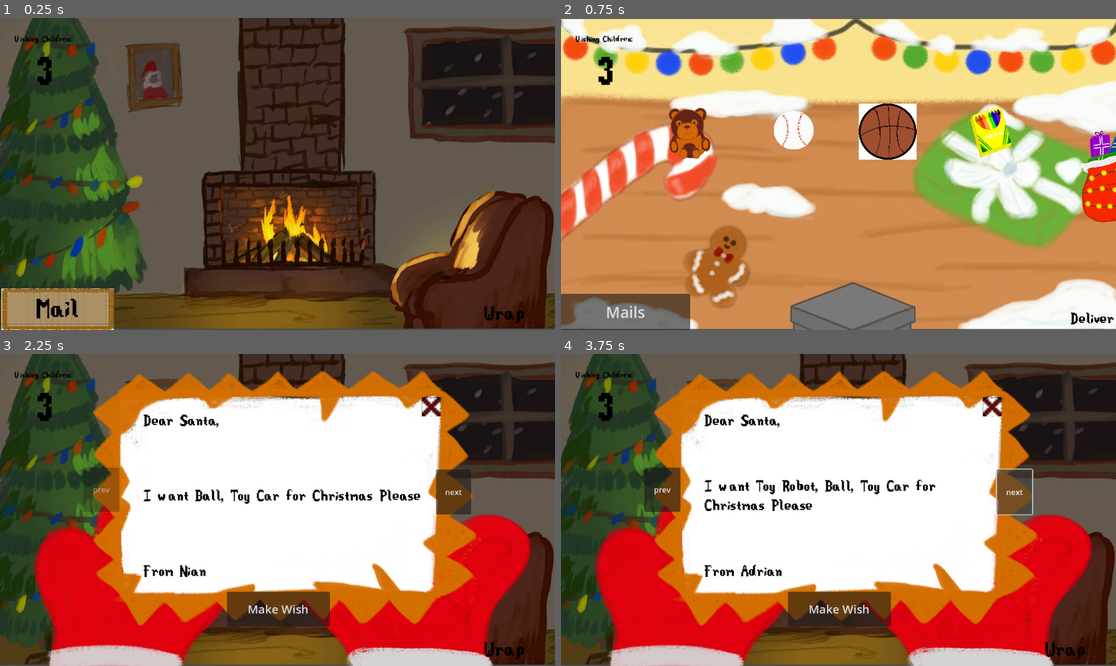
Above: before the commit, frames 1-4 (two rows, left to right).
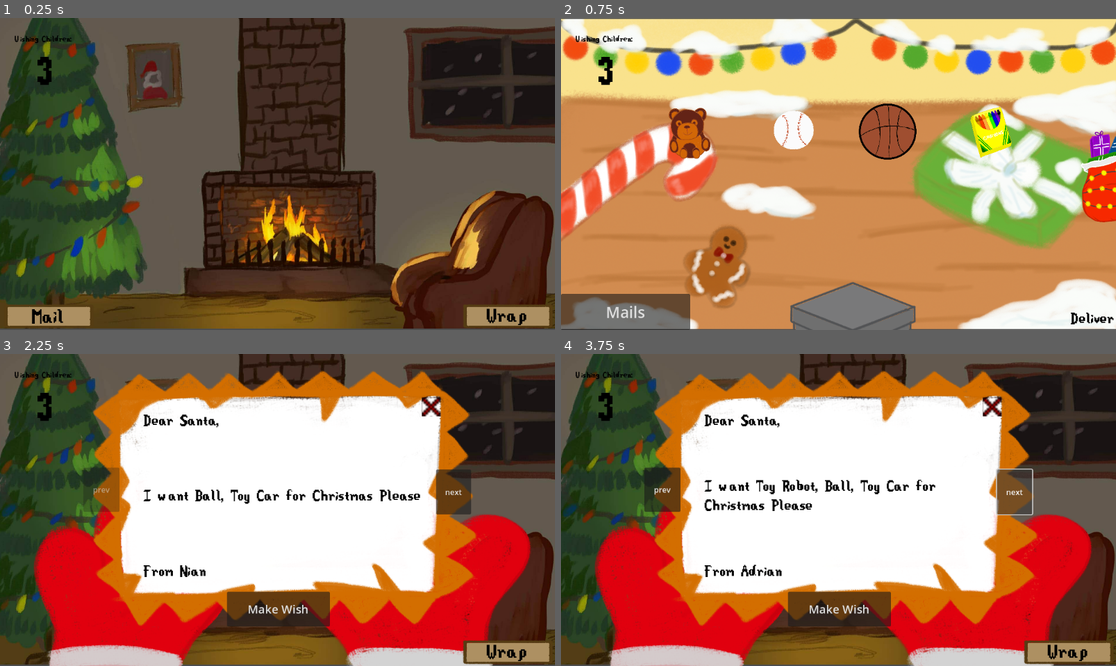
Above: after the commit, the same moments.

Repository: ApolloSun05/When-Elves-Are-Gone
Game: Godot game, scene res://scenes/main scenes/mailarea.tscn
The game is run twice, just before and just after one commit, with the same random seed, the same clock (stepped at 60 frames per second) and the same inputs.
Inputs (mouse positions are in pixels of both pictures, inside the frame that each line leads up to):
- Up to frame 1 (0.25 s): no input
- Up to frame 2 (0.75 s): click "Wrap" at 0.5 s
- Up to frame 3 (2.25 s): click "Mails" at 1.25 s; click "Mail" at 2 s
- Up to frame 4 (3.75 s): click (844, 491) at 2.75 s; click "next" at 3.5 s

The runs differ from the first frame. In frame 1, 3.1% of the frame differs, in the area x 0-100%, y 86-100%; in frame 2, 0.4%; in frame 3, 1.1%; in frame 4, 1.1%.

Commit message:
fjhdsfbsifd

Diff:
--- a/scenes/canvas scenes/giftbox.tscn
+++ b/scenes/canvas scenes/giftbox.tscn
@@ -37,6 +37,20 @@
 theme_override_font_sizes/font_size = 45
 text = "Close"
 
+[node name="Finish_wish" type="Button" parent="."]
+anchors_preset = 8
+anchor_left = 0.5
+anchor_top = 0.5
+anchor_right = 0.5
+anchor_bottom = 0.5
+offset_left = -127.0
+offset_right = 129.0
+offset_bottom = 60.0
+grow_horizontal = 2
+grow_vertical = 2
+text = "Finish Wish!"
+
 [connection signal="wrapped" from="." to="." method="_on_wrapped"]
 [connection signal="pressed" from="Check_Wrapped_Toys" to="." method="_on_check_wrapped_toys_pressed"]
 [connection signal="pressed" from="inside_box/exit" to="." method="_on_exit_pressed"]
+[connection signal="pressed" from="Finish_wish" to="." method="_on_finish_wish_pressed"]
--- a/scenes/canvas scenes/gotowrap.tscn
+++ b/scenes/canvas scenes/gotowrap.tscn
@@ -1,7 +1,7 @@
 [gd_scene load_steps=4 format=3 uid="uid://c7n3ky6t0chxg"]
 
 [ext_resource type="Script" uid="uid://cu2l5x5psc05m" path="res://scripts/gotowrap.gd" id="1_t22gv"]
-[ext_resource type="Texture2D" uid="uid://craux3vynot5l" path="res://assets/PC _ Computer - Stardew Valley - Miscellaneous - Clock.png" id="2_rgcck"]
+[ext_resource type="Texture2D" uid="uid://dmyhwncrppjnw" path="res://assets/button (1).png" id="2_xlagy"]
 [ext_resource type="FontFile" uid="uid://bndsjh1qpflf2" path="res://assets/StardewValley.ttf" id="3_sxep7"]
 
 [node name="gotowrap" type="CanvasLayer"]
@@ -13,17 +13,18 @@
 anchor_top = 1.0
 anchor_right = 1.0
 anchor_bottom = 1.0
-offset_left = -211.0
-offset_top = -69.0
+offset_left = -206.0
+offset_top = -64.0
+offset_right = 5.0
+offset_bottom = 5.0
 grow_horizontal = 0
 grow_vertical = 0
 
 [node name="Sprite2D" type="Sprite2D" parent="Go"]
-position = Vector2(104.999985, 34.500023)
-scale = Vector2(4.333333, 4.6000032)
-texture = ExtResource("2_rgcck")
-region_enabled = true
-region_rect = Rect2(23, 0, 48, 15)
+position = Vector2(106.999954, 37.000008)
+scale = Vector2(0.11, 0.07)
+texture = ExtResource("2_xlagy")
+region_rect = Rect2(44, 33, 184, 368)
 
 [node name="Wrap" type="Button" parent="Go"]
 layout_mode = 2
--- a/scenes/kid.tscn
+++ b/scenes/kid.tscn
@@ -2,7 +2,7 @@
 
 [ext_resource type="Script" uid="uid://q53d10tggbw3" path="res://scripts/kid.gd" id="1_844vu"]
 [ext_resource type="Texture2D" uid="uid://c1w78paxojvw7" path="res://assets/mail_hands.png" id="4_5xe0b"]
-[ext_resource type="Texture2D" uid="uid://cn6y5ui3q0ppm" path="res://assets/ui button scratch.png" id="4_hsv3e"]
+[ext_resource type="Texture2D" uid="uid://dmyhwncrppjnw" path="res://assets/button (1).png" id="4_hsv3e"]
 [ext_resource type="FontFile" uid="uid://bndsjh1qpflf2" path="res://assets/StardewValley.ttf" id="4_mnfw6"]
 [ext_resource type="Texture2D" uid="uid://de04oks6p4rq3" path="res://assets/PC _ Computer - Stardew Valley - Miscellaneous - Text Emojis.png" id="5_mnfw6"]
 
@@ -60,27 +60,23 @@
 anchors_preset = 2
 anchor_top = 1.0
 anchor_bottom = 1.0
-offset_left = -575.0
-offset_top = 237.0
-offset_right = -342.0
-offset_bottom = 323.0
+offset_left = -595.0
+offset_top = 253.0
+offset_right = -362.0
+offset_bottom = 339.0
 grow_vertical = 0
-
-[node name="Panel" type="Panel" parent="Mail Open"]
-layout_mode = 2
 
 [node name="Sprite2D" type="Sprite2D" parent="Mail Open"]
 position = Vector2(117, 43)
-scale = Vector2(0.2, 0.2)
+scale = Vector2(0.11, 0.07)
 texture = ExtResource("4_hsv3e")
-region_enabled = true
 region_rect = Rect2(195, 431, 1165, 434)
 
 [node name="Open" type="Button" parent="Mail Open"]
 layout_mode = 2
 theme_override_colors/font_color = Color(0, 0, 0, 1)
 theme_override_fonts/font = ExtResource("4_mnfw6")
-theme_override_font_sizes/font_size = 64
+theme_override_font_sizes/font_size = 48
 text = "Mail"
 flat = true
 
--- a/scenes/main scenes/giftwrapping.tscn
+++ b/scenes/main scenes/giftwrapping.tscn
@@ -10,7 +10,7 @@
 [ext_resource type="PackedScene" uid="uid://de3tijif3sseg" path="res://scenes/canvas scenes/children.tscn" id="7_spqqv"]
 [ext_resource type="Texture2D" uid="uid://bptpx0ela1n03" path="res://assets/crayons.png" id="7_us1pg"]
 [ext_resource type="PackedScene" uid="uid://dvclbkpy7o2vw" path="res://scenes/canvas scenes/chosen_ui.tscn" id="8_pth88"]
-[ext_resource type="Texture2D" uid="uid://cylxsnkr1vm0j" path="res://assets/basketball.jpg" id="8_us1pg"]
+[ext_resource type="Texture2D" uid="uid://brhmjiph0xhlv" path="res://assets/basketball.png" id="8_us1pg"]
 [ext_resource type="PackedScene" uid="uid://blxbw46ksqxnf" path="res://scenes/canvas scenes/back_to_mails.tscn" id="9_eexhd"]
 [ext_resource type="PackedScene" uid="uid://cbw7erohnxnpk" path="res://scenes/canvas scenes/santas_bag.tscn" id="10_6nylu"]
 [ext_resource type="PackedScene" uid="uid://cnlmkcw38umd3" path="res://scenes/canvas scenes/inventory_ui.tscn" id="11_7knws"]
--- /dev/null
+++ b/scenes/show_gift_scene.gd
@@ -0,0 +1,11 @@
+extends Sprite2D
+
+@export var killable = true
+# Called when the node enters the scene tree for the first time.
+func _ready() -> void:
+	pass # Replace with function body.
+
+
+# Called every frame. 'delta' is the elapsed time since the previous frame.
+func _process(delta: float) -> void:
+	pass
--- a/scenes/show_gift_scene.tscn
+++ b/scenes/show_gift_scene.tscn
@@ -1,6 +1,8 @@
-[gd_scene load_steps=2 format=3 uid="uid://dbdi7tvch3w7l"]
+[gd_scene load_steps=3 format=3 uid="uid://dbdi7tvch3w7l"]
 
 [ext_resource type="Texture2D" uid="uid://r862tq00iy25" path="res://assets/bear.png" id="1_g2676"]
+[ext_resource type="Script" uid="uid://dmgg7jfsaurg2" path="res://scenes/show_gift_scene.gd" id="2_8s3me"]
 
 [node name="show_gift_scene" type="Sprite2D"]
 texture = ExtResource("1_g2676")
+script = ExtResource("2_8s3me")
--- a/scripts/giftbox.gd
+++ b/scripts/giftbox.gd
@@ -4,6 +4,8 @@
 @onready var Check = $Check_Wrapped_Toys
 @onready var inside = $inside_box
 @onready var box = $Sprite2D
+@onready var finishbutton = $Finish_wish
+var spawned_objs: Array[Sprite2D] = []
 var gift_spawn = preload("res://scenes/show_gift_scene.tscn")
 signal wrapped(toy_name: String)
 
@@ -12,11 +14,12 @@
 	"Bear": preload("res://assets/bear.png"),
 	"Baseball": preload("res://assets/baseball.png"),
 	"Crayons": preload("res://assets/crayons.png"),
-	"Basketball": preload("res://assets/basketball.jpg")
+	"Basketball": preload("res://assets/basketball.png")
 }
 # Called when the node enters the scene tree for the first time.
 func _ready() -> void:
 	inside.visible = false
+	finishbutton.visible = false
 	Global.drag_started.connect(_on_drag_started)
 	Global.drag_ended.connect(_on_drag_ended)
 
@@ -29,8 +32,8 @@
 var gifts_inserted = []
 
 func _on_check_wrapped_toys_pressed() -> void:
-	print("clicked")
 	inside.visible = true
+	finishbutton.visible = true
 	box.visible = false
 	show_gift()
 
@@ -50,9 +53,22 @@
 		print(spawn.position)
 		spawn.scale = Vector2(0.09, 0.09)
 		spawn.texture = gift_texture[toy]
+		spawned_objs.append(spawn)
 		add_child(spawn)
 
-
+func kill_child():
+	for child in spawned_objs:
+		child.queue_free()
+	spawned_objs = []
 func _on_exit_pressed() -> void:
+	kill_child()
+	finishbutton.visible = false
 	inside.visible = false
 	box.visible = true
+
+func _on_finish_wish_pressed() -> void:
+	Global.inventory[Global.current_child] = Global.wrapped_toys
+	kill_child()
+	finishbutton.visible = false
+	inside.visible = false
+	box.visible = true
--- a/scripts/gifts.gd
+++ b/scripts/gifts.gd
@@ -68,7 +68,6 @@
 	if is_inside_giftbox:
 		wrapped.emit(self.toy_name)
 		Global.wrapped_toys.append(toy_name)
-		Global.inventory[Global.current_child] = Global.wrapped_toys
 		#prints("[LOG] Inventory updated:", Global.inventory)
 		Global.inventory_updated.emit()
 		#prints(toy_name, "has been put in the gift box")
Binary file removed: assets/basketball.jpg
Binary file added: assets/basketball.png
Not shown, changed: assets/basketball.png.import
Binary file added: assets/button (1).png
Not shown, added: assets/button (1).png.import
Binary file added: assets/button.png
Not shown, added: assets/button.png.import
Not shown, added: scenes/show_gift_scene.gd.uid
